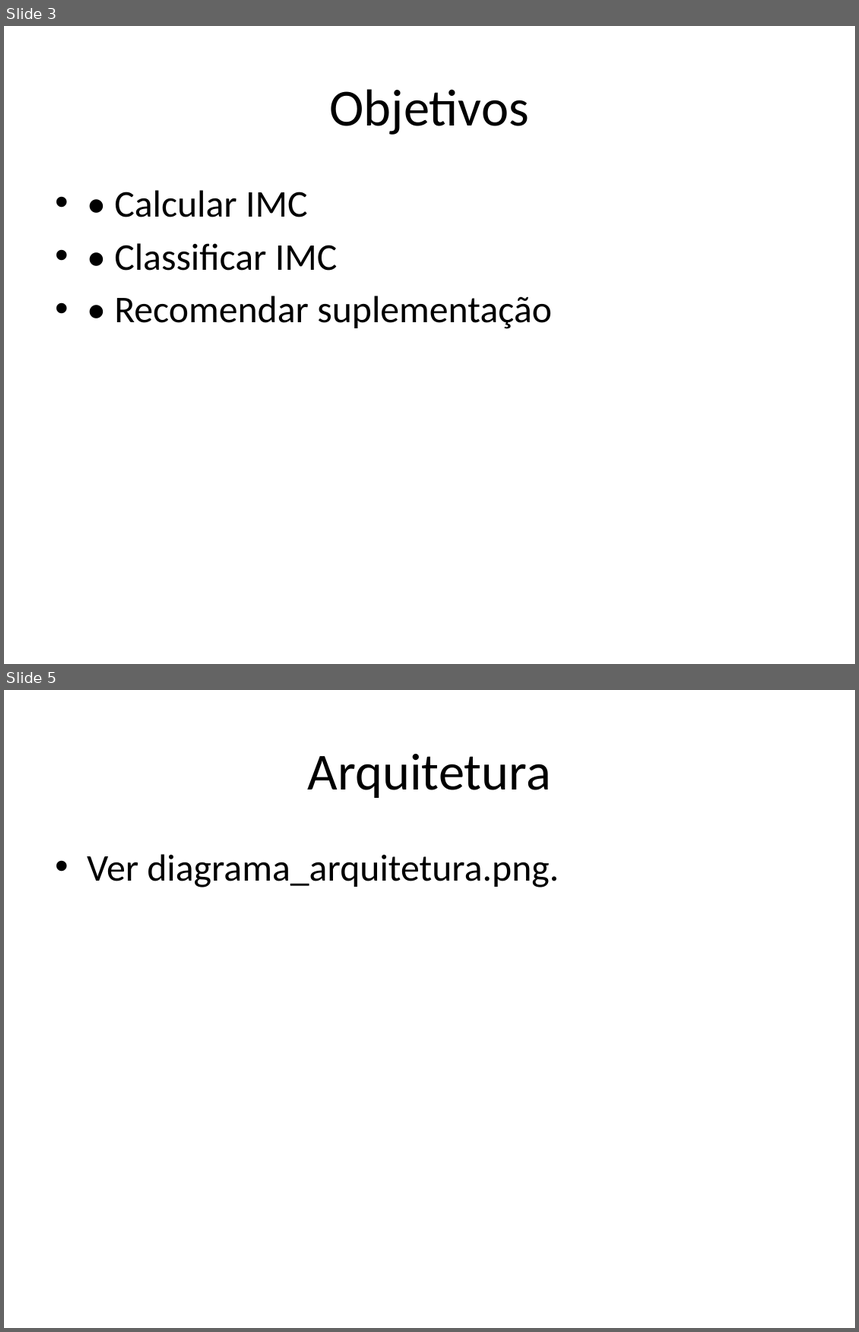
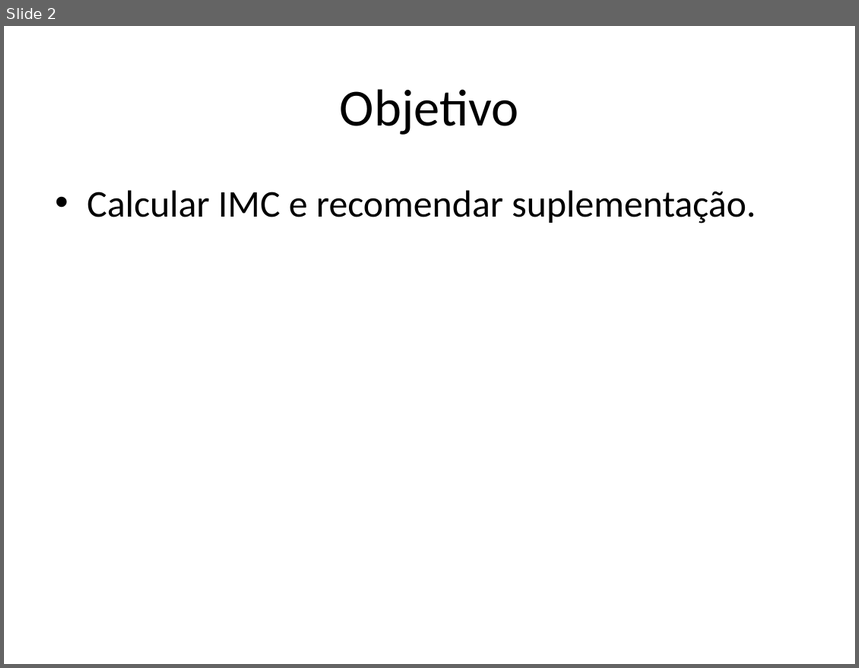
Before and after one commit to PowerTruee/projeto-ufcd-10790, a slide deck: assets/apresentacao.pptx. Shown one above the other, each under a label of ours: slides 3 and 5 before the commit, slide 2 after it; the slides between them are not shown. The pictures are 859x1332 and 859x668 pixels, drawn with LibreOffice and Linux fonts; fonts in the diff are those of the drawing. Boxes give left, top, right and bottom in pixels: in the first picture for what was removed or moved away, otherwise in the second. Text is boxed around its words. In the diff, an @@ line names an element or a change of style, - is before the commit and + after.

```diff
--- a/assets/apresentacao.pptx
+++ b/assets/apresentacao.pptx
@@ slide 5 removed at [4, 690, 855, 1328], background #FFFFFF @@
@@ title removed at [308, 754, 551, 798] @@
-Arquitetura
@@ text removed at [87, 854, 559, 888] @@
-• Ver diagrama_arquitetura.png.
@@ what was slide 3 is now slide 2 @@
@@ slide 2 changed as well @@
@@ title at [340, 89, 519, 135]: text changed @@
-Objetivos
+Objetivo
@@ text at [87, 190, 756, 224]: text changed @@
-• • Calcular IMC
-• • Classificar IMC
-• • Recomendar suplementação
+• Calcular IMC e recomendar suplementação.
```
Also in this commit, not shown: 3 other slides changed, 4 slides added, 4 other slides removed, 1 other file.
